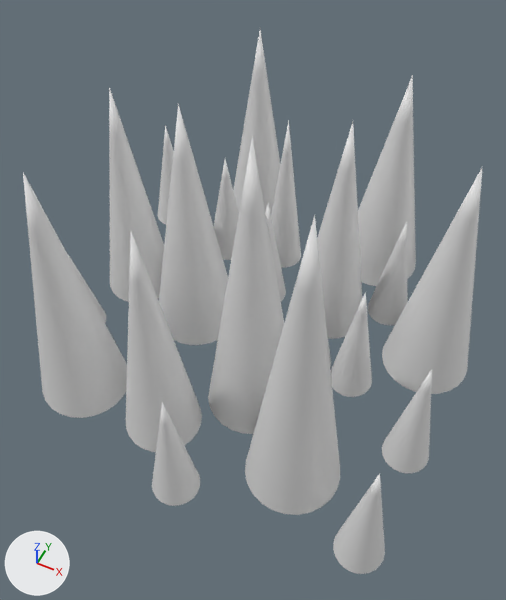
What one commit did to the FBX model CR4VE/CR4VE/CR4VEContent/Assets/Models/Terrain/spikes_ground.FBX.
Before and after are seen from a camera (50 mm lens) standing at (0.116, -0.248, 0.338) and looking at (0.005, -0.027, 0.061). Every picture has the same lights, and +X, +Y and +Z are marked at lower left. Where no turn or scale is listed for an object, it has been applied to the vertices. Vertices at the same position are counted once.
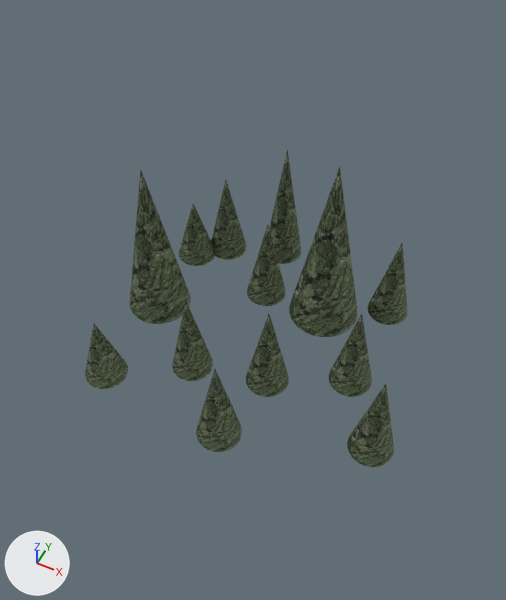
What differs and where, as boxes (x1, y1, x2, y2) in the pictures (506 x 600 px; the box of a moved part takes in the faces that stretch with it):
'Cone016', reshaped, moved (30% narrower, 42% shorter): before (23, 30, 483, 574); after (85, 150, 408, 467)
part 1 of me_mesh, moved or reshaped: before (331, 292, 372, 397); after (329, 313, 372, 397)
part 2 of me_mesh, moved or reshaped: before (152, 402, 200, 506); after (196, 369, 242, 452)
part 3 of me_mesh, moved or reshaped: before (368, 221, 408, 325); after (368, 243, 408, 325)
part 4 of me_mesh, moved or reshaped: before (214, 159, 239, 260); after (211, 180, 247, 260)
part 5 of me_mesh, moved or reshaped: before (68, 255, 106, 323); after (85, 324, 128, 389)
part 6 of me_mesh, moved or reshaped: before (271, 121, 301, 267); after (269, 150, 301, 264)
part 7 of me_mesh, moved or reshaped: before (382, 369, 432, 473); after (347, 384, 394, 467)
part 8 of me_mesh, moved or reshaped: before (326, 328, 331, 367); after (246, 314, 289, 397)
part 9 of me_mesh, moved or reshaped (not visible before): after (179, 204, 215, 266)
part 10 of me_mesh, moved or reshaped: before (265, 203, 286, 301); after (247, 225, 286, 306)
part 11 of me_mesh, moved or reshaped: before (317, 122, 362, 339); after (289, 167, 358, 337)
part 12 of me_mesh, moved or reshaped: before (109, 87, 164, 302); after (130, 170, 191, 324)
part 13 of me_mesh, deleted: before (23, 30, 483, 574)
part 14 of me_mesh, moved or reshaped: before (159, 104, 228, 345); after (172, 302, 213, 381)

The change, as a list of edits to the scene's bpy script:
```text
Change me_mesh:
    remove me_mesh.from_pydata(...)  # 2904 vertices, 5712 faces; spans x -0.12..0.119, y -0.123..0.119, z 0.0..0.179
    add me_mesh.from_pydata(...)  # 1573 vertices, 3094 faces; spans x -0.092..0.098, y -0.086..0.082, z -0.012..0.12
    me_mesh part 1: the loose piece of 121 vertices spanning x 0.047..0.072, y -0.02..0.005, z 0.0..0.076 is scaled about the mesh origin by (1, 1, 0.779), in mat_01___default (picture img_spikes2_256x256_jpg)
    me_mesh part 2: the loose piece of 121 vertices spanning x -0.01..0.015, y -0.123..-0.098, z 0.0..0.076 is scaled about its middle by (1, 1, 0.779), then moved by (0.006, 0.037, -0.007), in mat_01___default (picture img_spikes2_256x256_jpg)
    me_mesh part 3: the loose piece of 121 vertices spanning x 0.049..0.074, y 0.04..0.066, z 0.0..0.076 is scaled about the mesh origin by (1, 1, 0.779), in mat_01___default (picture img_spikes2_256x256_jpg)
    me_mesh part 4: the loose piece of 121 vertices spanning x -0.069..-0.044, y 0.046..0.071, z 0.0..0.076 is scaled about the mesh origin by (1, 1, 0.779), in mat_01___default (picture img_spikes2_256x256_jpg)
    me_mesh part 5: the loose piece of 121 vertices spanning x -0.118..-0.093, y -0.052..-0.027, z 0.0..0.058 is scaled about its middle by (1, 1, 0.779), then moved by (0.033, -0.026, -0.007), in mat_01___default (picture img_spikes2_256x256_jpg)
    me_mesh part 6: the loose piece of 121 vertices spanning x -0.032..-0.007, y 0.056..0.082, z 0.0..0.107 is scaled about its middle by (1, 1, 0.779), then moved by (0.0, 0.0, -0.007), in mat_01___default (picture img_spikes2_256x256_jpg)
    me_mesh part 7: the loose piece of 121 vertices spanning x 0.091..0.116, y -0.052..-0.027, z 0.0..0.076 is scaled about its middle by (1, 1, 0.779), then moved by (-0.018, -0.005, -0.007), in mat_01___default (picture img_spikes2_256x256_jpg)
    me_mesh part 8: the loose piece of 121 vertices spanning x 0.021..0.046, y -0.019..0.006, z 0.0..0.076 is scaled about its middle by (1, 1, 0.779), then moved by (-0.017, -0.023, -0.007), in mat_01___default (picture img_spikes2_256x256_jpg)
    me_mesh part 9: the loose piece of 121 vertices spanning x -0.086..-0.061, y 0.033..0.058, z 0.0..0.058 is scaled about the mesh origin by (1, 1, 0.779), in mat_01___default (picture img_spikes2_256x256_jpg)
    me_mesh part 10: the loose piece of 121 vertices spanning x -0.027..-0.002, y 0.02..0.045, z 0.0..0.076 is scaled about the mesh origin by (1, 1, 0.779), in mat_01___default (picture img_spikes2_256x256_jpg)
    me_mesh part 11: the loose piece of 121 vertices spanning x 0.008..0.05, y 0.013..0.056, z 0.0..0.143 is scaled about its middle by (1, 1, 0.779), then moved by (-0.002, -0.006, -0.007), in mat_01___default (picture img_spikes2_256x256_jpg)
    me_mesh part 12: the loose piece of 121 vertices spanning x -0.115..-0.072, y -0.015..0.027, z 0.0..0.143 is scaled about its middle by (0.921, 0.921, 0.74), then moved by (0.021, -0.011, -0.018), in mat_01___default (picture img_spikes2_256x256_jpg)
    me_mesh part 13: 10 loose pieces with 1210 vertices, spanning x -0.12..0.119, y -0.113..0.119, z 0.0..0.179, are deleted
    me_mesh part 14: 1 vertex moved within x -0.044, y -0.035, z 0.0; 241 vertices removed from x -0.071..-0.02, y -0.055..0.021, z 0.0..0.152; 120 vertices added at x -0.046..-0.021, y -0.045..-0.019, z -0.012..0.048
    add me_mesh.materials.append(mat_01___default)  # picture img_spikes2_256x256_jpg
Change ob_cone016:
    ob_cone016.location: (0.0, 0.0, 0.0) -> (0.0, 0.0, -0.0009)
```
